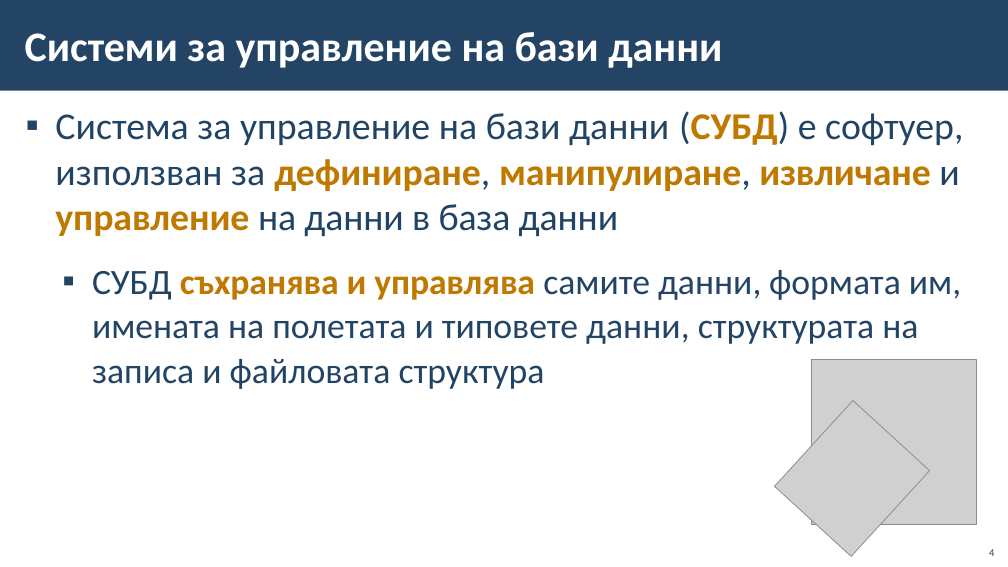
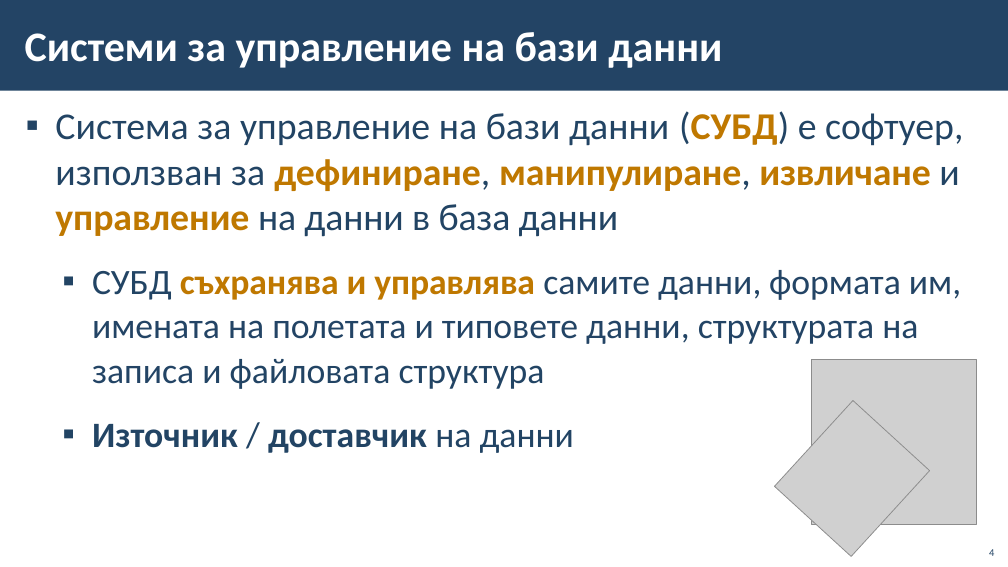
Before and after one commit to BG-IT-Edu/School-Programming, a slide deck: slide 4 of Courses/Software-Sciences/Module-3-Databases-New/02-DBMS/02-DBMS.pptx. Drawn at 1008x567 pixels with LibreOffice and Linux fonts; fonts in the diff are those of the drawing; grey boxes stand for pictures; background and template pictures are left out. Boxes give left, top, right and bottom in pixels: in the first picture for what was removed or moved away, otherwise in the second. Text is boxed around its words. In the diff, an @@ line names an element or a change of style, - is before the commit and + after.

```diff
--- a/Courses/Software-Sciences/Module-3-Databases-New/02-DBMS/02-DBMS.pptx
+++ b/Courses/Software-Sciences/Module-3-Databases-New/02-DBMS/02-DBMS.pptx
@@ text at (92, 424, 574, 453): paragraph added @@
+  ▪ Източник / доставчик на данни
```
Also in this commit, not shown: 1 other slide changed, 5 slides added.
